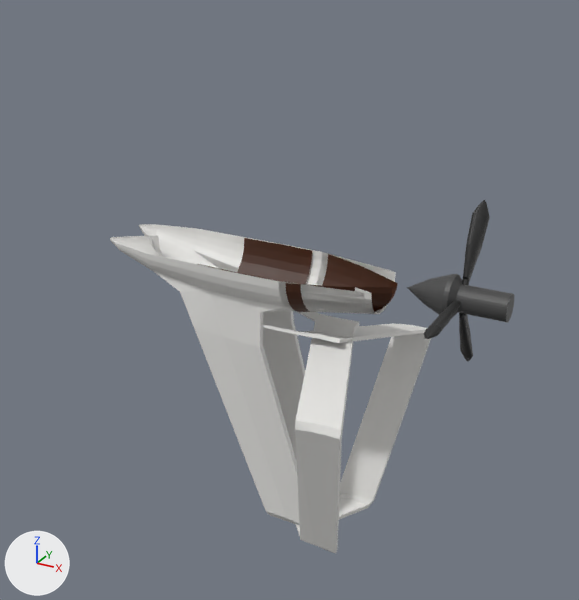
An edit to the glTF model assets/synergy_solid.glb, drawn before and after from the same camera.
Camera for both pictures: a 50 mm lens placed at (1.42, -5.06, 1.54), pointed at (-1.1, -0.48, -0.74). The axes (+X, +Y, +Z) are drawn at lower left. The lights are the same throughout. The picture after the commit comes second.

The first picture shows 'geometry_0', 'geometry_1', 'geometry_2', 'geometry_3', 'geometry_4', 'geometry_5', 'geometry_6'.
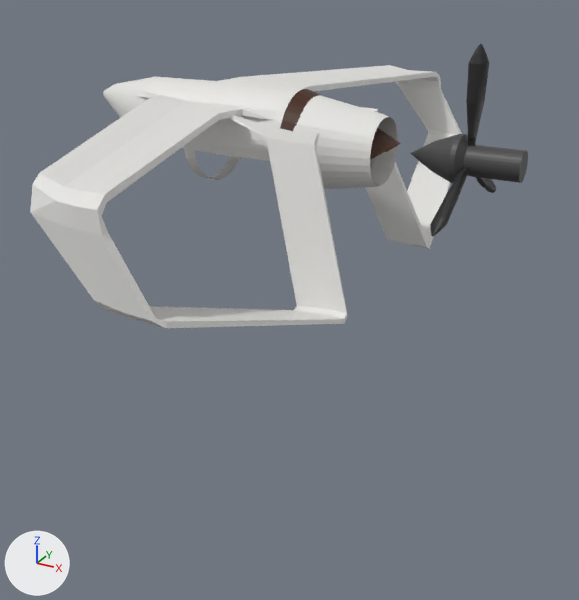
Changed parts and their boxes (x1, y1, x2, y2) in the pictures (579 x 600 px; the box of a moved part takes in the faces that stretch with it):
'geometry_1', reshaped (34% wider, 20% shorter)
    before: (110, 224, 431, 553)
    after: (30, 65, 462, 328)
'geometry_0', turned
    before: (407, 274, 514, 322)
    after: (410, 134, 528, 183)
'geometry_6', reshaped
    before: (286, 254, 398, 312)
    after: (280, 89, 401, 160)
'geometry_5', reshaped (not visible afterwards)
    before: (198, 238, 312, 284)
'geometry_4', turned
    before: (424, 300, 461, 339)
    after: (466, 44, 489, 146)
'geometry_2', turned
    before: (459, 313, 473, 361)
    after: (430, 167, 469, 237)
'geometry_3', turned
    before: (462, 200, 490, 285)
    after: (475, 177, 496, 193)
part 2 of me_geometry_1, moved or reshaped
    before: (110, 235, 431, 525)
    after: (30, 77, 386, 328)
part 3 of me_geometry_1, moved or reshaped
    before: (139, 224, 396, 553)
    after: (162, 65, 462, 249)
part 7 of me_geometry_5, moved or reshaped (not visible afterwards)
    before: (198, 264, 270, 280)
part 8 of me_geometry_5, moved or reshaped (not visible afterwards)
    before: (237, 238, 312, 284)
part 9 of me_geometry_6, moved or reshaped
    before: (286, 283, 393, 312)
    after: (280, 89, 397, 160)
part 10 of me_geometry_6, moved or reshaped
    before: (322, 254, 398, 312)
    after: (303, 89, 401, 152)

Diff of the bpy script that builds the scene:
```diff
--- a/assets/synergy_solid.glb.py
+++ b/assets/synergy_solid.glb.py
@@ me_geometry_0 @@
-me_geometry_0.from_pydata(...)  # 161 vertices, 318 faces; spans x -0.254..0.429, y -0.555..-0.263, z -0.651..-0.36
+me_geometry_0.from_pydata(...)  # 161 vertices, 318 faces; spans x -0.254..0.429, y -0.651..-0.36, z 0.263..0.555
+# me_geometry_0 part 1: the whole mesh is turned -90 degrees about the x axis through the mesh origin
 me_geometry_0.materials.append(mat_defaultmaterial)
@@ me_geometry_1 @@
-me_geometry_1.from_pydata(...)  # 750 vertices, 1354 faces; spans x -2.62..-0.32, y -1.24..0.44, z -2.64..-0.5
+me_geometry_1.from_pydata(...)  # 750 vertices, 1354 faces; spans x -2.62..-0.32, y -2.64..1.64, z -0.44..0.73
+# me_geometry_1 part 2: the loose piece of 375 vertices spanning x -2.62..-0.32, y -0.73..0.44, z -2.64..-0.5 is turned -90 degrees about the x axis through the mesh origin
+# me_geometry_1 part 3: the loose piece of 375 vertices spanning x -2.62..-0.32, y -1.24..-0.07, z -2.64..-0.5 is turned 90 degrees about the x axis through its middle, then moved by (0.0, 1.22, 1.72)
 me_geometry_1.materials.append(mat_defaultmaterial_001)
@@ me_geometry_2 @@
-me_geometry_2.from_pydata(...)  # 256 vertices, 508 faces; spans x 0.067..0.17, y -0.393..-0.116, z -1.09..-0.57
+me_geometry_2.from_pydata(...)  # 256 vertices, 508 faces; spans x 0.067..0.17, y -1.09..-0.57, z 0.116..0.393
+# me_geometry_2 part 4: the whole mesh is turned -90 degrees about the x axis through the mesh origin
 me_geometry_2.materials.append(mat_defaultmaterial_002)
@@ me_geometry_3 @@
-me_geometry_3.from_pydata(...)  # 256 vertices, 508 faces; spans x 0.067..0.17, y -0.389..-0.09, z -0.446..0.063
+me_geometry_3.from_pydata(...)  # 256 vertices, 508 faces; spans x 0.067..0.17, y -0.446..0.063, z 0.09..0.389
+# me_geometry_3 part 5: the whole mesh is turned -90 degrees about the x axis through the mesh origin
 me_geometry_3.materials.append(mat_defaultmaterial_003)
@@ me_geometry_4 @@
-me_geometry_4.from_pydata(...)  # 256 vertices, 508 faces; spans x 0.067..0.17, y -1.059..-0.491, z -0.567..-0.447
+me_geometry_4.from_pydata(...)  # 256 vertices, 508 faces; spans x 0.067..0.17, y -0.567..-0.447, z 0.491..1.059
+# me_geometry_4 part 6: the whole mesh is turned -90 degrees about the x axis through the mesh origin
 me_geometry_4.materials.append(mat_defaultmaterial_004)
@@ me_geometry_5 @@
-me_geometry_5.from_pydata(...)  # 80 vertices, 112 faces; spans x -1.71..-1.12, y -0.721..-0.077, z -0.82..-0.504
+me_geometry_5.from_pydata(...)  # 80 vertices, 112 faces; spans x -1.71..-1.12, y -0.82..-0.188, z 0.458..0.721
+# me_geometry_5 part 7: the loose piece of 40 vertices spanning x -1.71..-1.12, y -0.721..-0.458, z -0.82..-0.504 is turned -90 degrees about the x axis through the mesh origin
+# me_geometry_5 part 8: the loose piece of 40 vertices spanning x -1.71..-1.12, y -0.341..-0.077, z -0.82..-0.504 is turned 90 degrees about the x axis through its middle, then moved by (0.0, -0.137, 1.251)
 me_geometry_5.materials.append(mat_defaultmaterial_005)
@@ me_geometry_6 @@
-me_geometry_6.from_pydata(...)  # 48 vertices, 56 faces; spans x -0.988..-0.334, y -0.73..-0.09, z -0.813..-0.504
+me_geometry_6.from_pydata(...)  # 48 vertices, 56 faces; spans x -0.988..-0.334, y -0.813..-0.195, z 0.346..0.73
+# me_geometry_6 part 9: the loose piece of 24 vertices spanning x -0.988..-0.334, y -0.73..-0.346, z -0.813..-0.504 is turned -90 degrees about the x axis through the mesh origin
+# me_geometry_6 part 10: the loose piece of 24 vertices spanning x -0.988..-0.334, y -0.474..-0.09, z -0.813..-0.504 is turned 90 degrees about the x axis through its middle, then moved by (0.0, -0.068, 1.197)
 me_geometry_6.materials.append(mat_defaultmaterial_006)
```
